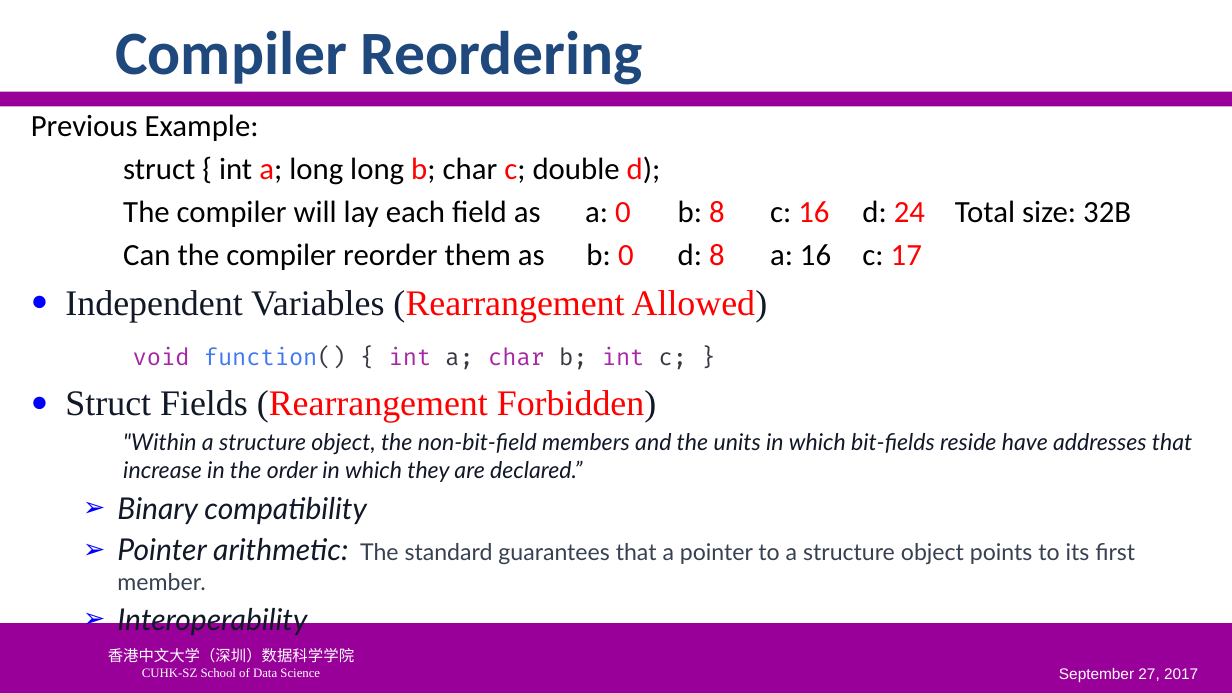
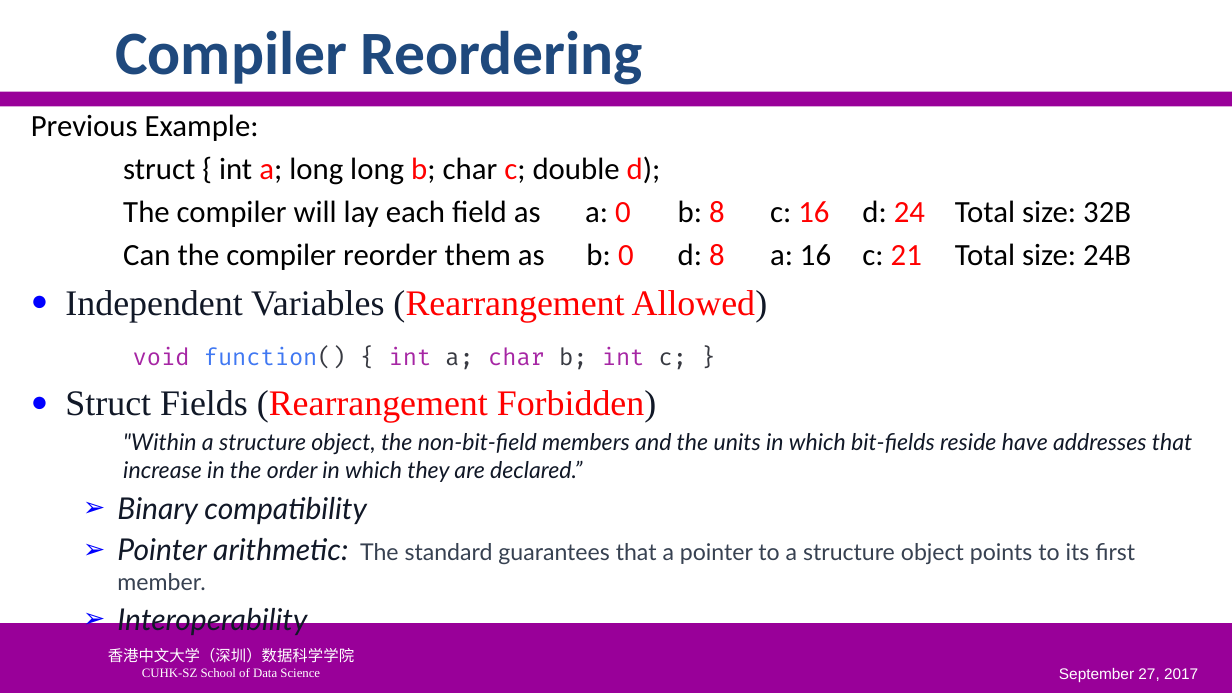
Before and after one commit to SUNCHAOYI923/CMU_CSAPP, a slide deck: slide 35 of slide/CA3060-3-ISA(2).pptx (slide 34 before the commit). Drawn at 1232x693 pixels with LibreOffice and Linux fonts; fonts in the diff are those of the drawing; background and template pictures are left out. Boxes give left, top, right and bottom in pixels: in the first picture for what was removed or moved away, otherwise in the second. Text is boxed around its words. In the diff, an @@ line names an element or a change of style, - is before the commit and + after.

```diff
--- a/slide/CA3060-3-ISA(2).pptx
+++ b/slide/CA3060-3-ISA(2).pptx
@@ text at (123, 243, 1131, 270): text changed @@
-Can the compiler reorder them as b: 0 d: 8 a: 16 c: 17
+Can the compiler reorder them as b: 0 d: 8 a: 16 c: 21 Total size: 24B
```
Also in this commit, not shown: 8 other slides changed, 8 slides added, 3 other files.
